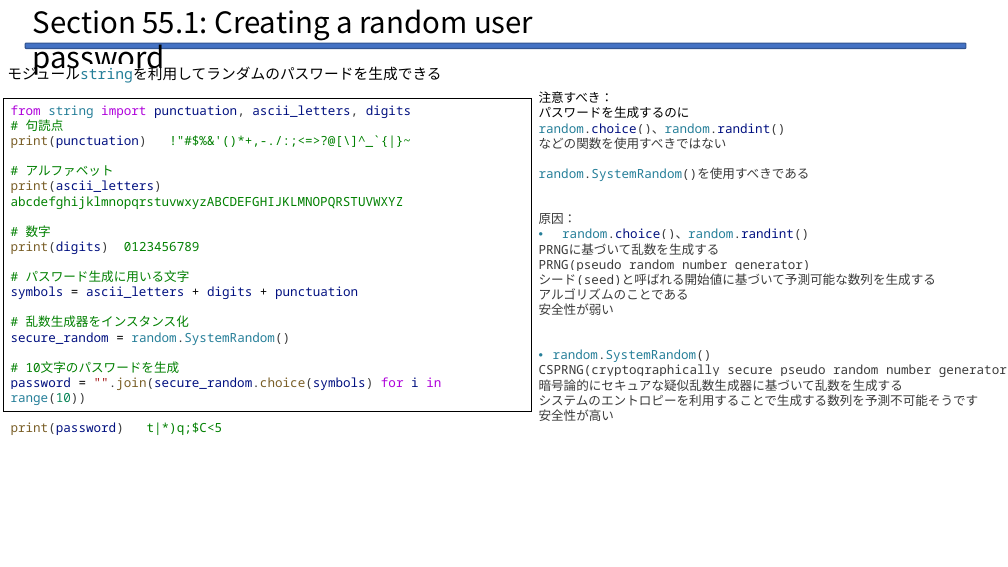
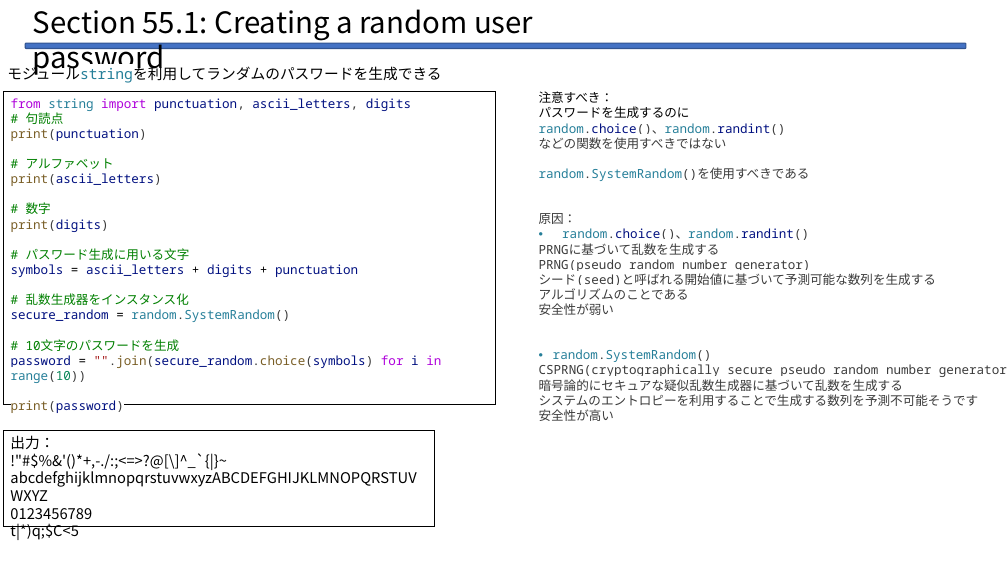
Before and after one commit to Legolas9999/zemi, a slide deck: slide 15 of lcj_zemi_python.pptx. Drawn at 1008x567 pixels with LibreOffice and Linux fonts; fonts in the diff are those of the drawing. Boxes give left, top, right and bottom in pixels: in the first picture for what was removed or moved away, otherwise in the second. Text is boxed around its words. In the diff, an @@ line names an element or a change of style, - is before the commit and + after.

```diff
--- a/lcj_zemi_python.pptx
+++ b/lcj_zemi_python.pptx
@@ rectangle "from string import punctuation, ascii_letters, ...": place and size @@
-rectangle "from string import punctuation, ascii_letters, ..." at bbox=[3, 99, 531, 412]
+rectangle "from string import punctuation, ascii_letters, ..." at bbox=[3, 91, 496, 405]
@@ text in rectangle at bbox=[11, 112, 162, 232]: text changed; text colour #008000 to #001080 @@
-# 句読点
-print(punctuation) !"#$%&'()*+,-./:;<=>?@[\]^_`{|}~
-# アルファベット
-print(ascii_letters) abcdefghijklmnopqrstuvwxyzABCDEFGHIJKLMNOPQRSTUVWXYZ
-# 数字
-print(digits) 0123456789
+# 句読点
+print(punctuation)
+# アルファベット
+print(ascii_letters)
+# 数字
+print(digits)
@@ text in rectangle at bbox=[11, 400, 124, 413]: text changed; text colour #008000 to #001080 @@
-print(password) t|*)q;$C<5
+print(password)
@@ rectangle added at bbox=[3, 430, 435, 527], outline #000000 0.75 pt, 14 pt, text #000000 @@
+出力：
+!"#$%&'()*+,-./:;<=>?@[\]^_`{|}~
+abcdefghijklmnopqrstuvwxyzABCDEFGHIJKLMNOPQRSTUVWXYZ
+0123456789
+t|*)q;$C<5
```
Also in this commit, not shown: 2 other slides changed, 3 slides added, 1 other file.
